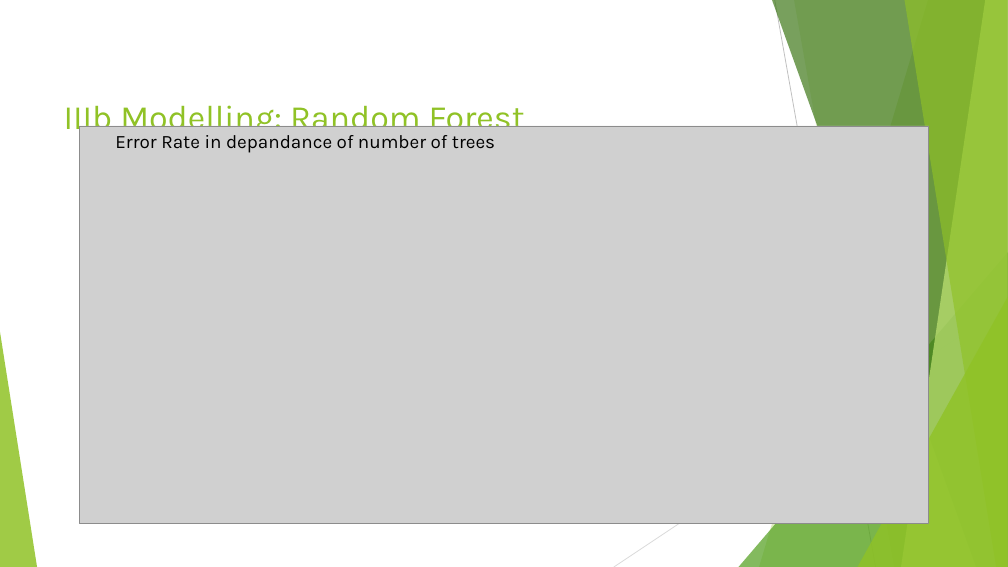
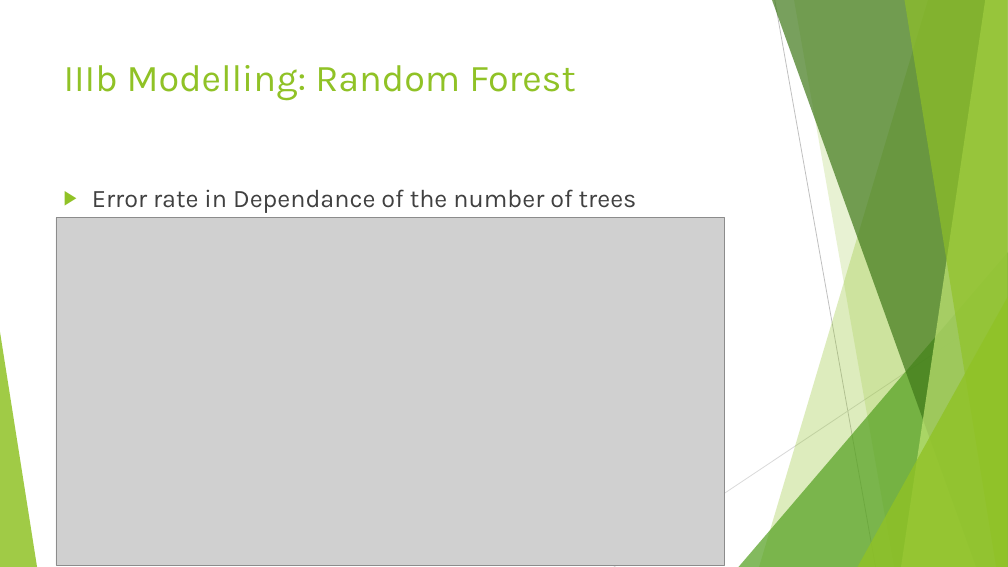
Before and after one commit to RafiKueng/Spoe_Kreditrisiko, a slide deck: slide 13 of Praesentation/Presentation.pptx (slide 15 before the commit). Drawn at 1008x567 pixels with LibreOffice and Linux fonts; fonts in the diff are those of the drawing; grey boxes stand for pictures. Boxes give left, top, right and bottom in pixels: in the first picture for what was removed or moved away, otherwise in the second. Text is boxed around its words. In the diff, an @@ line names an element or a change of style, - is before the commit and + after.

```diff
--- a/Praesentation/Presentation.pptx
+++ b/Praesentation/Presentation.pptx
@@ title "IIIb Modelling: Random Forest" at (x1=64, y1=65, x2=575, y2=101): size 32.4 to 36 pt @@
@@ text removed at (x1=115, y1=135, x2=495, y2=153) @@
-Error Rate in depandance of number of trees
@@ text added at (x1=92, y1=189, x2=637, y2=213), 24 pt, text #404040 @@
+▶ Error rate in Dependance of the number of trees
@@ picture resized from (x1=79, y1=126, x2=929, y2=524) to (x1=56, y1=218, x2=724, y2=566) @@
```
Also in this commit, not shown: 4 other slides changed, 3 slides removed.
